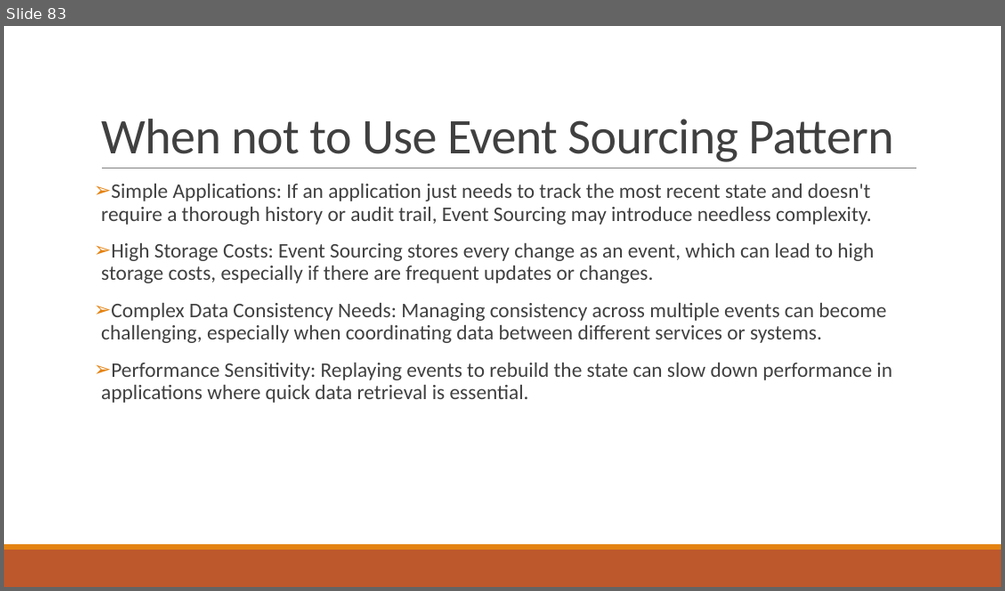
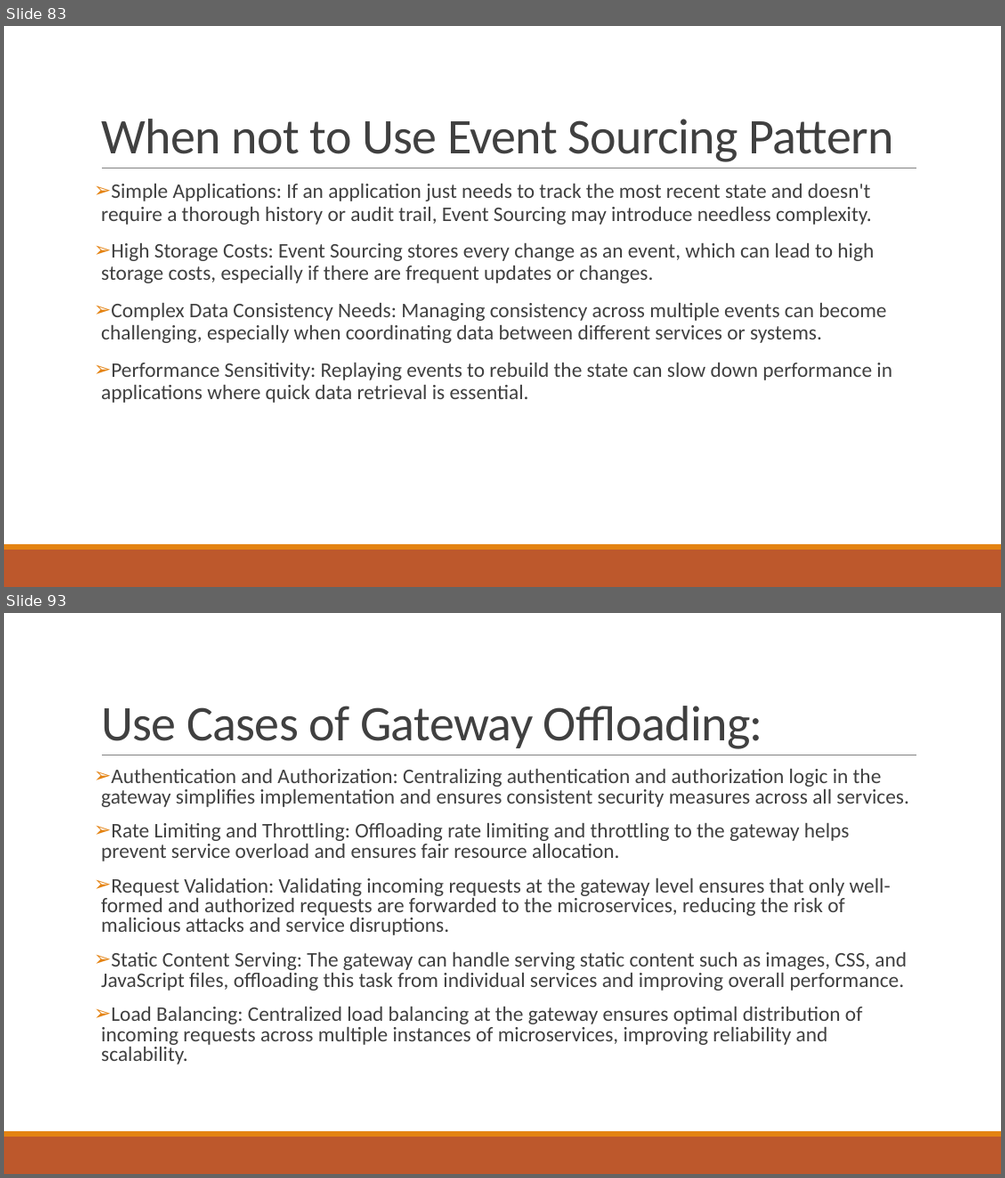
Before and after one commit to Sujatabatra/ThalesAug2025, a slide deck: Microservice Design Patterns.pptx. Shown one above the other, each under a label of ours: slide 83 before the commit, slides 83 and 93 after it; the slides between them are not shown. The pictures are 1005x591 and 1005x1178 pixels, drawn with LibreOffice and Linux fonts; fonts in the diff are those of the drawing. Boxes give left, top, right and bottom in pixels: in the first picture for what was removed or moved away, otherwise in the second. Text is boxed around its words. In the diff, an @@ line names an element or a change of style, - is before the commit and + after.

```diff
--- a/Microservice Design Patterns.pptx
+++ b/Microservice Design Patterns.pptx
@@ slide 93 added at (4, 613, 1001, 1174), background #FFFFFF; not listed: 3 template elements that a slide beside it also shows @@
@@ title added at (101, 706, 763, 749), 48 pt, text #404040 @@
+Use Cases of Gateway Offloading:
@@ text added at (101, 769, 909, 1064), 20 pt, text #404040 @@
+➢ Authentication and Authorization: Centralizing authentication and authorization logic in the gateway simplifies implementation and ensures consistent security measures across all services.
+➢ Rate Limiting and Throttling: Offloading rate limiting and throttling to the gateway helps prevent service overload and ensures fair resource allocation.
+➢ Request Validation: Validating incoming requests at the gateway level ensures that only well-formed and authorized requests are forwarded to the microservices, reducing the risk of malicious attacks and service disruptions.
+➢ Static Content Serving: The gateway can handle serving static content such as images, CSS, and JavaScript files, offloading this task from individual services and improving overall performance.
+➢ Load Balancing: Centralized load balancing at the gateway ensures optimal distribution of incoming requests across multiple instances of microservices, improving reliability and scalability.
```
Also in this commit, not shown: 72 other slides added.
